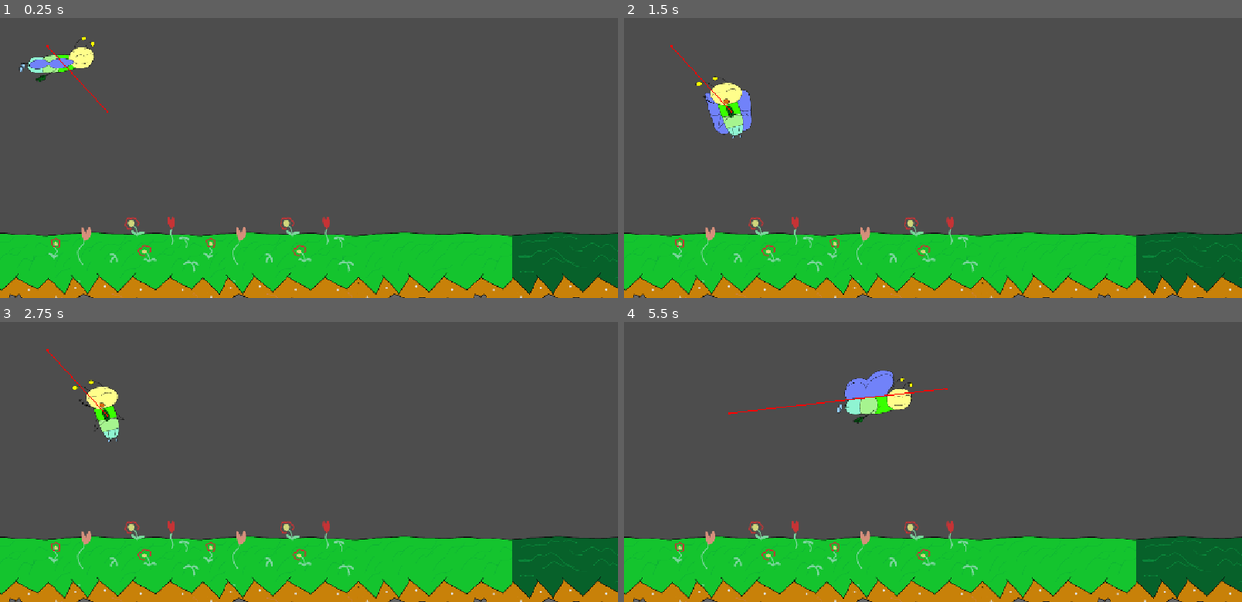
Above: before the commit, frames 1-4 (two rows, left to right).
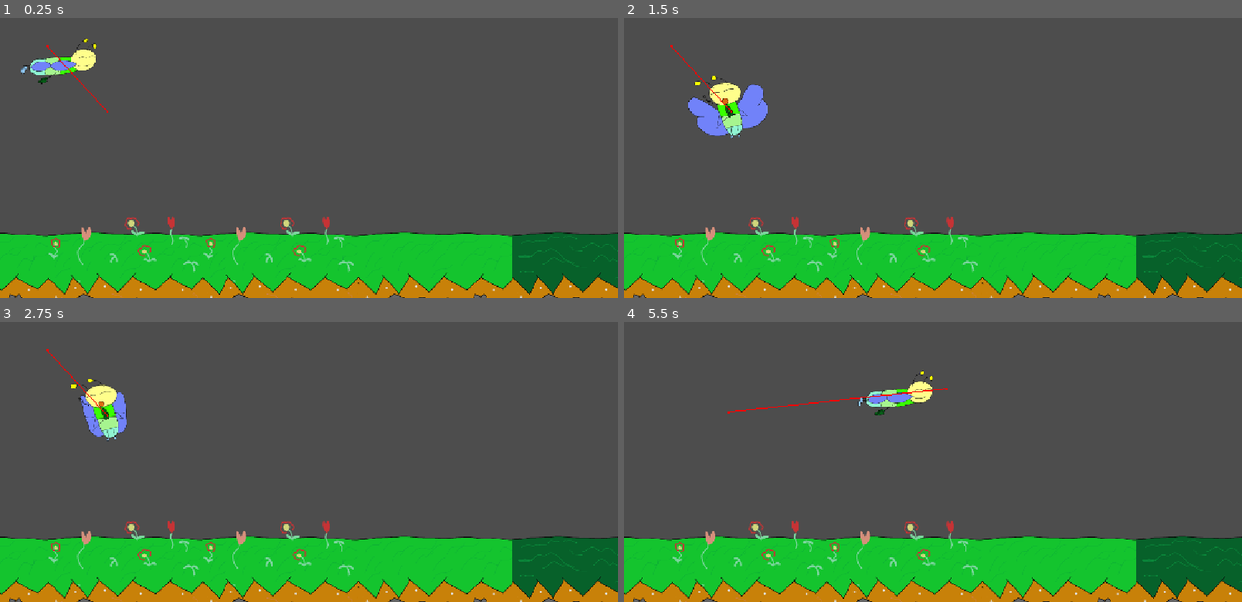
Above: after the commit, the same moments.

Repository: JRodLugo/KnightHacks2026
Game: Godot game, scene res://Enemies/test_level.tscn
Two runs of this game, one before a commit and one after it. Both use one fixed random seed, a clock stepped at 60 frames per second and the inputs below. This scene is started directly instead of the project's main scene. The engine's default icon, where the game draws it, is replaced by a stand-in: a white triangle on a blue panel in a dark square.
Inputs:
- Up to frame 1 (0.25 s): no input
- Up to frame 2 (1.5 s): hold D (right) 0.53-1.28 s; hold S (stop) 0.53-1.28 s; tap Space (jump) at 0.77 s; hold A (left) from 1.28 s (still down); tap S (stop) at 1.35 s
- Up to frame 3 (2.75 s): tap Space (jump) at 1.52 s; release A (left) at 2.03 s; hold D (right) from 2.03 s (still down); hold S (stop) from 2.03 s (still down)
- Up to frame 4 (5.5 s): release S (stop) at 2.78 s; tap S (stop) at 2.85, 4.35 s; tap Space (jump) at 3.02, 3.77, 4.52 s; release D (right) at 3.53 s; hold S (stop) 3.53-4.28 s; hold A (left) from 3.53 s (still down); hold S (stop) from 5.03 s (still down)

The runs differ from the first frame. In frame 1, 0.5% of the frame differs, in the area x 3-16%, y 6-24%; in frame 2, 1.1%; in frame 3, 0.7%; in frame 4, 1.6%, in the area x 16-51%, y 17-37%.

Commit message:
Enemy slows to a stop

Diff:
--- a/knight-hacks-2026-project/Enemies/BloomFly/enemy_pace.gd
+++ b/knight-hacks-2026-project/Enemies/BloomFly/enemy_pace.gd
@@ -57,14 +57,23 @@
 	movement_handler(delta);
 
 
-func movement_handler(_delta) -> void:
+func movement_handler(delta) -> void:
 	if (!nav_agent.is_target_reached()):
 		is_moving = true;
 		var next_pos : Vector2 = to_local(nav_agent.get_next_path_position());
 		next_pos = next_pos.normalized();
+		var dist_to_target : float = global_position.distance_to(enemy_positions[position_index]);
+
+
+		if dist_to_target < 100: # slow down if approaching target
+			velocity = velocity.lerp(next_pos, delta);
+		else:
+			# * 5 to make movespeed export numbers nicer
+			velocity = next_pos * (move_speed*5);
+
+
+
 		# commit to movement
-		# * 5 to make movespeed numbers nicer
-		velocity = next_pos * (move_speed*5);
 		move_and_slide();
 
 		anim_player.play("bloomfly/moving");
--- a/knight-hacks-2026-project/Enemies/test_level.tscn
+++ b/knight-hacks-2026-project/Enemies/test_level.tscn
@@ -64,5 +64,5 @@
 
 [node name="EnemyPace" parent="." unique_id=2133997665 instance=ExtResource("3_ss3ks")]
 position = Vector2(-56, 0)
-move_speed = 25.0
+move_speed = 30.0
 enemy_positions = Array[Vector2]([Vector2(200, 300), Vector2(600, 250), Vector2(700, 199)])
